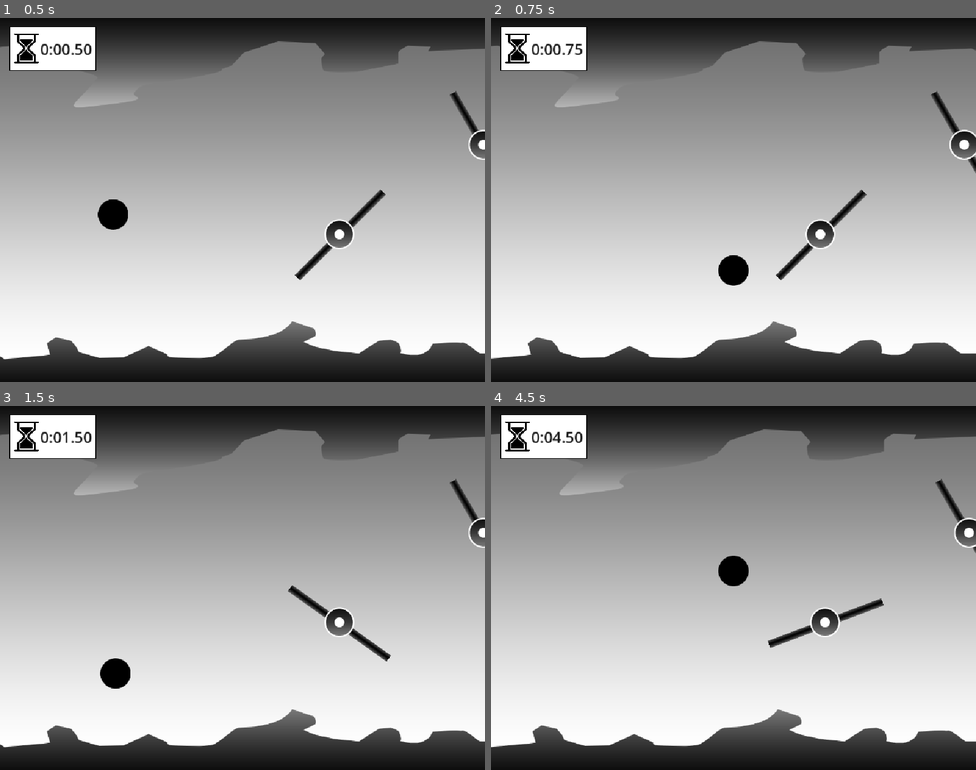
Above: before the commit, frames 1-4 (two rows, left to right).
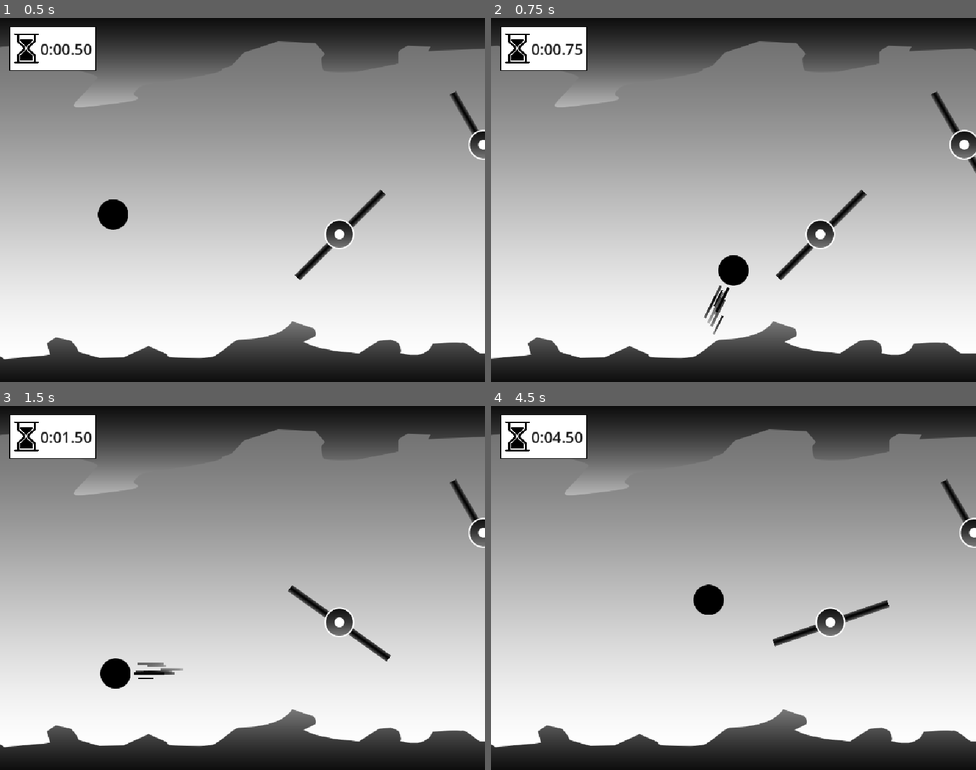
Above: after the commit, the same moments.

Repository: animastralis/trijam-ricochet
Game: Godot game, scene res://assets/world_new.tscn
Two runs of this game, one before a commit and one after it. Both use one fixed random seed, a clock stepped at 60 frames per second and the inputs below. This scene is started directly instead of the project's main scene.
Inputs (mouse positions are in pixels of both pictures, inside the frame that each line leads up to):
- Up to frame 1 (0.5 s): no input
- Up to frame 2 (0.75 s): move the mouse to (840, 181) at 0.52 s; hold D (boost_right) from 0.53 s (still down); click (840, 181) at 0.67 s
- Up to frame 3 (1.5 s): move the mouse to (145, 606) at 1.27 s; release D (boost_right) at 1.28 s; hold S (boost_down) from 1.28 s (still down)
- Up to frame 4 (4.5 s): move the mouse to (782, 507) at 2.02 s; release S (boost_down) at 2.03 s; hold D (boost_right) 2.03-2.78 s; move the mouse to (709, 660) at 2.77 s; hold W (boost_up) 2.78-3.53 s; click (709, 660) at 2.92 s; move the mouse to (879, 642) at 3.52 s; hold A (boost_left) from 3.53 s (still down); move the mouse to (588, 533) at 4.27 s

Frame 1 is identical in both runs. In frame 2, 0.2% of the frame differs, in the area x 43-50%, y 73-87%; in frame 3, 0.2%; in frame 4, 3.0%, in the area x 0-100%, y 6-94%.
Error before the commit: Invalid assignment of property or key 'emitting' with value of type 'bool' on a base object of type 'null instance'. (res://assets/ball.gd:38)

Commit message:
changed code for ball particle

Diff:
--- a/assets/ball.gd
+++ b/assets/ball.gd
@@ -3,7 +3,7 @@
 
 @export var boost_strength := 1000.0
 
-@onready var particles := $Pivot/CPUParticles2D
+@onready var particles := $Pivot/GPUParticles2D
 @onready var pivot := $Pivot
 
 
--- a/assets/ball.tscn
+++ b/assets/ball.tscn
@@ -163,6 +163,13 @@
 }
 
 [sub_resource type="CanvasItemMaterial" id="CanvasItemMaterial_l2l23"]
+
+[sub_resource type="CurveTexture" id="CurveTexture_l30l0"]
+
+[sub_resource type="Gradient" id="Gradient_l2l23"]
+
+[sub_resource type="GradientTexture1D" id="GradientTexture1D_6qfka"]
+gradient = SubResource("Gradient_l2l23")
 
 [sub_resource type="ParticleProcessMaterial" id="ParticleProcessMaterial_6qfka"]
 particle_flag_disable_z = true
@@ -179,6 +186,8 @@
 tangential_accel_min = -2.2351742e-06
 tangential_accel_max = -2.2351742e-06
 scale_min = 0.39999998
+color_ramp = SubResource("GradientTexture1D_6qfka")
+alpha_curve = SubResource("CurveTexture_l30l0")
 
 [node name="Ball" type="RigidBody2D" unique_id=1954331888]
 physics_material_override = SubResource("PhysicsMaterial_8kf32")
@@ -204,4 +213,5 @@
 texture = ExtResource("3_l30l0")
 lifetime = 0.33
 one_shot = true
+local_coords = true
 process_material = SubResource("ParticleProcessMaterial_6qfka")
--- a/assets/world_new.tscn
+++ b/assets/world_new.tscn
@@ -43,8 +43,39 @@
 position = Vector2(717, 457)
 starting_rotation = -45
 
+[node name="SpinnerTwo7" parent="Level" unique_id=626800365 instance=ExtResource("3_xolv8")]
+position = Vector2(5640, 381)
+starting_rotation = -90
+
+[node name="SpinnerTwo8" parent="Level" unique_id=1011205650 instance=ExtResource("3_xolv8")]
+position = Vector2(5992, 232)
+starting_rotation = 200
+
+[node name="SpinnerTwo10" parent="Level" unique_id=912738076 instance=ExtResource("3_xolv8")]
+position = Vector2(6728, 224)
+starting_rotation = -10
+
+[node name="SpinnerTwo11" parent="Level" unique_id=155662901 instance=ExtResource("3_xolv8")]
+position = Vector2(6728, 522)
+starting_rotation = 15
+
+[node name="SpinnerTwo9" parent="Level" unique_id=1996497207 instance=ExtResource("3_xolv8")]
+position = Vector2(5984, 522)
+starting_rotation = 30
+
 [node name="SpinnerTwo2" parent="Level" unique_id=1195528985 instance=ExtResource("3_xolv8")]
 position = Vector2(1021, 268)
+starting_rotation = 60
+
+[node name="SpinnerTwo4" parent="Level" unique_id=795403564 instance=ExtResource("3_xolv8")]
+position = Vector2(2824, 400)
+starting_rotation = 90
+
+[node name="SpinnerTwo5" parent="Level" unique_id=480290250 instance=ExtResource("3_xolv8")]
+position = Vector2(4208, 200)
+
+[node name="SpinnerTwo6" parent="Level" unique_id=870111527 instance=ExtResource("3_xolv8")]
+position = Vector2(4552, 456)
 starting_rotation = 60
 
 [node name="SpinnerTwo3" parent="Level" unique_id=1248206846 instance=ExtResource("3_xolv8")]
@@ -53,6 +84,26 @@
 
 [node name="SpinnerFour" parent="Level" unique_id=2088671688 instance=ExtResource("3_31uk1")]
 position = Vector2(1909, 394)
+starting_rotation = 30
+
+[node name="SpinnerFour2" parent="Level" unique_id=348315070 instance=ExtResource("3_31uk1")]
+position = Vector2(2416, 504)
+starting_rotation = 45
+
+[node name="SpinnerFour3" parent="Level" unique_id=31406885 instance=ExtResource("3_31uk1")]
+position = Vector2(3224, 288)
+starting_rotation = 45
+
+[node name="SpinnerFour4" parent="Level" unique_id=54732439 instance=ExtResource("3_31uk1")]
+position = Vector2(3728, 472)
+starting_rotation = 45
+
+[node name="SpinnerFour5" parent="Level" unique_id=1030551647 instance=ExtResource("3_31uk1")]
+position = Vector2(5072, 273)
+starting_rotation = -45
+
+[node name="SpinnerFour6" parent="Level" unique_id=1863621406 instance=ExtResource("3_31uk1")]
+position = Vector2(5168, 544)
 starting_rotation = 30
 
 [node name="FinishLine" type="Sprite2D" parent="Level" unique_id=883567278]
